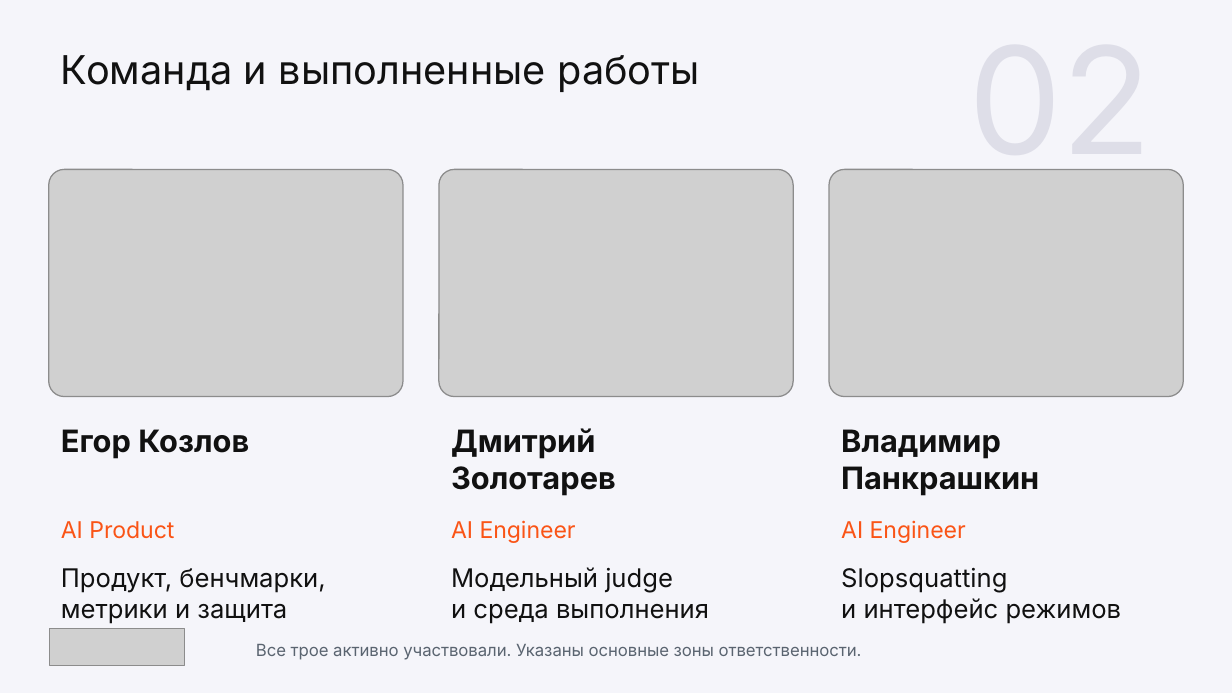
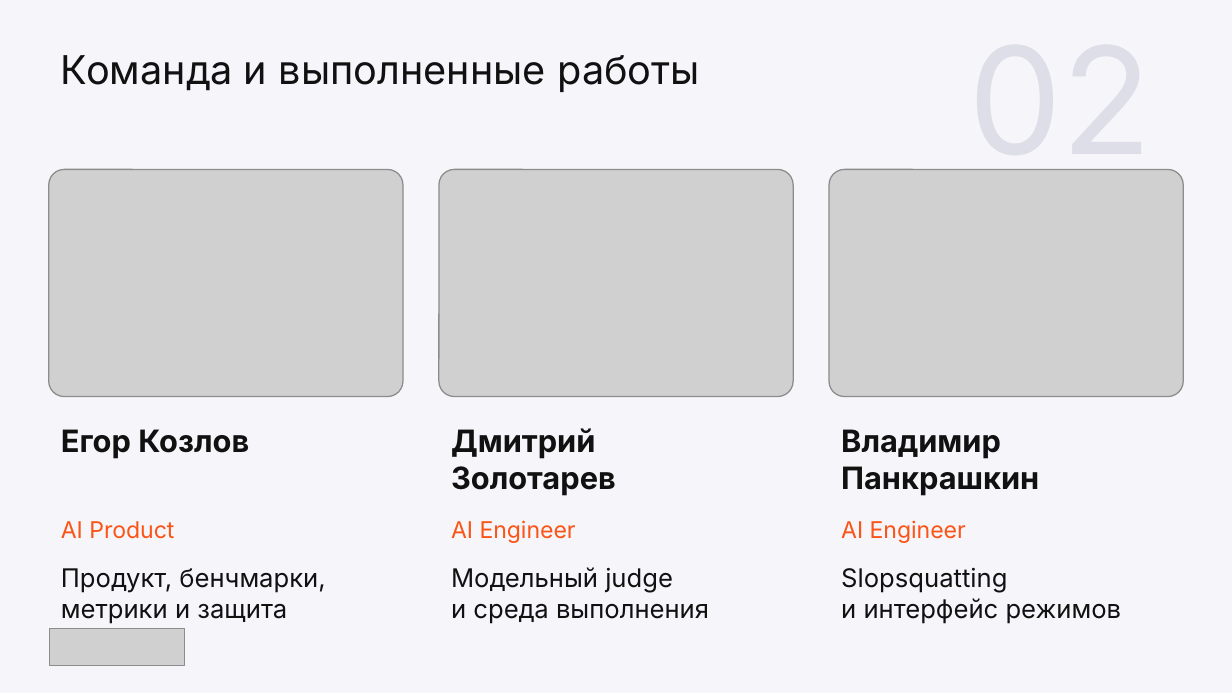
Before and after one commit to wowONE-1/kilocode-safe, a slide deck: slide 2 of hackathon/output/final/team3_project.pptx. Drawn at 1232x693 pixels with LibreOffice and Linux fonts; fonts in the diff are those of the drawing; grey boxes stand for pictures. Boxes give left, top, right and bottom in pixels: in the first picture for what was removed or moved away, otherwise in the second. Text is boxed around its words. In the diff, an @@ line names an element or a change of style, - is before the commit and + after.

```diff
--- a/hackathon/output/final/team3_project.pptx
+++ b/hackathon/output/final/team3_project.pptx
@@ text removed at <box>256,644,862,660</box> @@
-Все трое активно участвовали. Указаны основные зоны ответственности.
```
Also in this commit, not shown: 7 other slides changed, 7 slides added, 5 slides removed, 12 other files.
